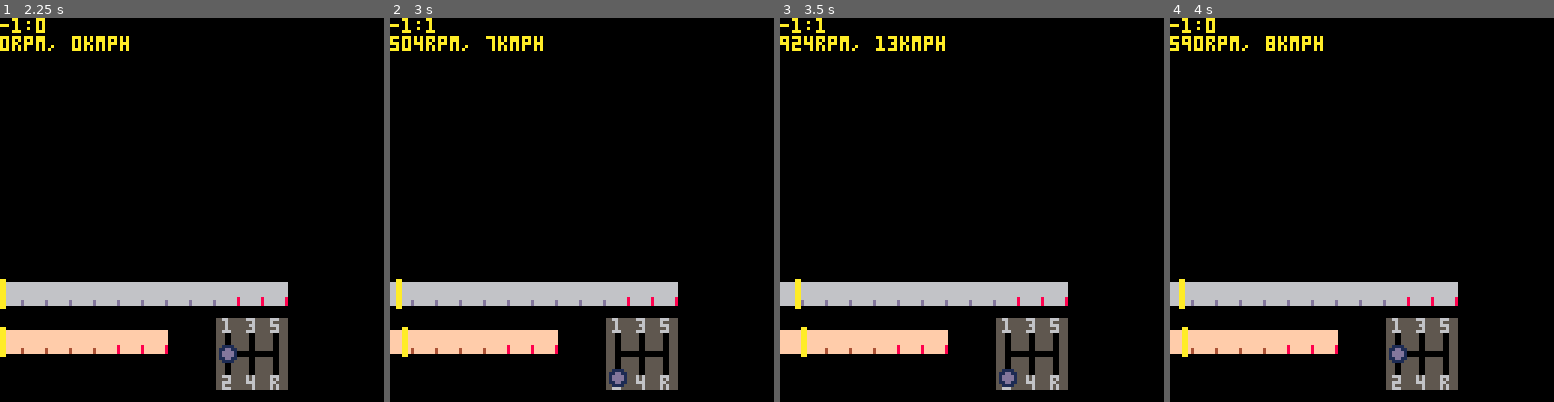
Above: before the commit, frames 1-4 (left to right).
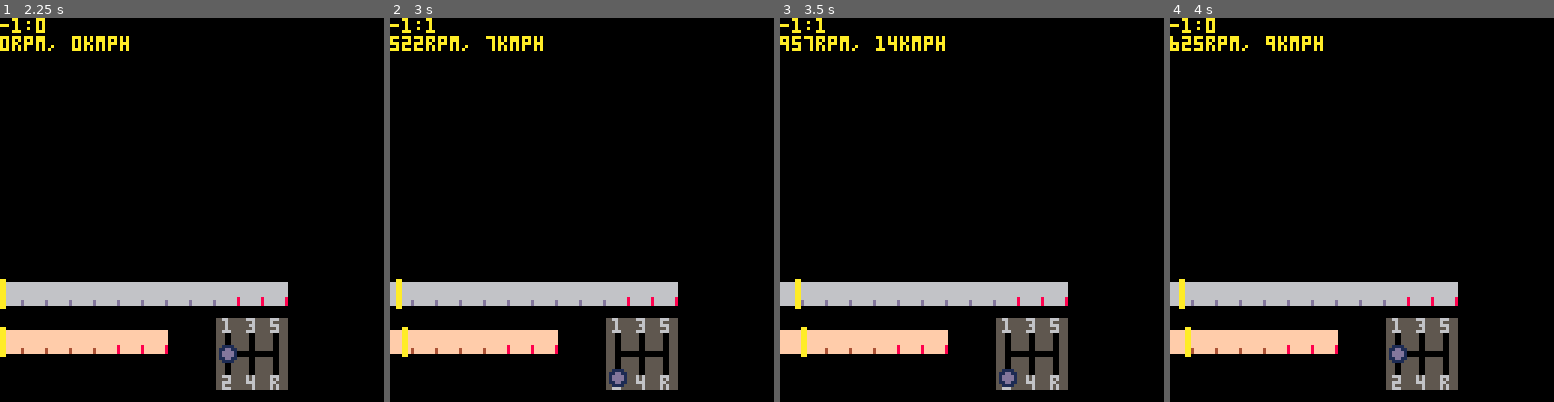
Above: after the commit, the same moments.

Repository: VedVid/PICOdrag
Game: PICO-8 cartridge picodrag.p8
The game is run twice, just before and just after one commit, with the same random seed, the same clock (stepped at 60 frames per second) and the same inputs.
Inputs:
- Up to frame 1 (2.25 s): hold Left from 1.97 s (still down)
- Up to frame 2 (3 s): release Left at 2.37 s; hold Down 2.42-2.82 s; hold Right from 2.87 s (still down)
- Up to frame 3 (3.5 s): keep holding Right
- Up to frame 4 (4 s): release Right at 3.53 s; hold Up from 3.58 s (still down)

Frame 1 is identical in both runs. In frame 2, less than 0.1% of the frame differs, in the area x 3-9%, y 4-9%; in frame 3, less than 0.1%; in frame 4, 0.2%, in the area x 0-27%, y 4-89%.

Commit message:
Honda data added. Kept the gear ratios info. Did nothing about six gear yet. Acceleration uses only one decimal point now - for Abarth, too.

Diff:
--- a/picodrag.p8
+++ b/picodrag.p8
@@ -309,6 +309,63 @@
  return make_abarth()
 end
 
+function make_honda()
+ local car = {}
+ car.brand = "honda"
+ car.model = "civic"
+ car.variant = "type r"
+ car.engine = "2.0 vtec"
+ car.year = 2020
+ car.horsepower = 320
+ car.rpm_max = 6500
+ -- {nm, rpm}
+ car.torque_max = {400, 3500}
+ car.gear_one_ratio = 3.63
+ car.gear_one_vmax = 56
+ car.gear_one_time = 2.2
+ car.gear_one_dropdown = 1000
+ car.gear_two_ratio = 2.12
+ car.gear_two_vmax = 96
+ car.gear_two_time = 4.4
+ car.gear_two_dropdown = 2300
+ car.gear_three_ratio = 1.53
+ car.gear_three_vmax = 132
+ car.gear_three_time = 7.4
+ car.gear_three_dropdown = 1600
+ car.gear_four_ratio = 1.13
+ car.gear_four_vmax = 179
+ car.gear_four_time = 14.2
+ car.gear_four_dropdown = 1600
+ car.gear_five_ratio = 0.91
+ car.gear_five_vmax = 223
+ car.gear_five_time = 27.3
+ car.gear_five_dropdown = 1200
+ car.gear_six_ratio = 0.74
+ car.gear_six_vmax = 272
+ car.gear_six_time = 95.1
+ car.gear_six_dropdown =1250
+ car.gears_data = {
+  {car.gear_one_vmax,
+   car.gear_one_time,
+   car.gear_one_dropdown},
+  {car.gear_two_vmax,
+   car.gear_two_time,
+   car.gear_two_dropdown},
+  {car.gear_three_vmax,
+   car.gear_three_time,
+   car.gear_three_dropdown},
+  {car.gear_four_vmax,
+   car.gear_four_time,
+   car.gear_four_dropdown},
+  {car.gear_five_vmax,
+   car.gear_five_time,
+   car.gear_five_dropdown}}
+ car.current_gear = 0
+ car.previous_gear = 0
+ car.current_rpm = 0
+ car.current_speed = 0
+end
+
 function make_abarth()
  local car = {}
  car.brand = "abarth"
@@ -321,19 +378,19 @@
  -- {nm, rpm}
  car.torque_max = {206, 3000}
  car.gear_one_vmax = 47
- car.gear_one_time = 3.01
- car.gear_one_dropdown = 0
+ car.gear_one_time = 3.0
+ car.gear_one_dropdown = 1000
  car.gear_two_vmax = 82
- car.gear_two_time = 6.34
+ car.gear_two_time = 6.3
  car.gear_two_dropdown = 2000
  car.gear_three_vmax = 121
- car.gear_three_time = 14.63
+ car.gear_three_time = 14.6
  car.gear_three_dropdown = 1500
  car.gear_four_vmax = 160
- car.gear_four_time = 54.96
+ car.gear_four_time = 54.9
  car.gear_four_dropdown = 1200
  car.gear_five_vmax = 212
- car.gear_five_time = 118.20
+ car.gear_five_time = 118.2
  car.gear_five_dropdown = 1100
  car.gears_data = {
   {car.gear_one_vmax,
